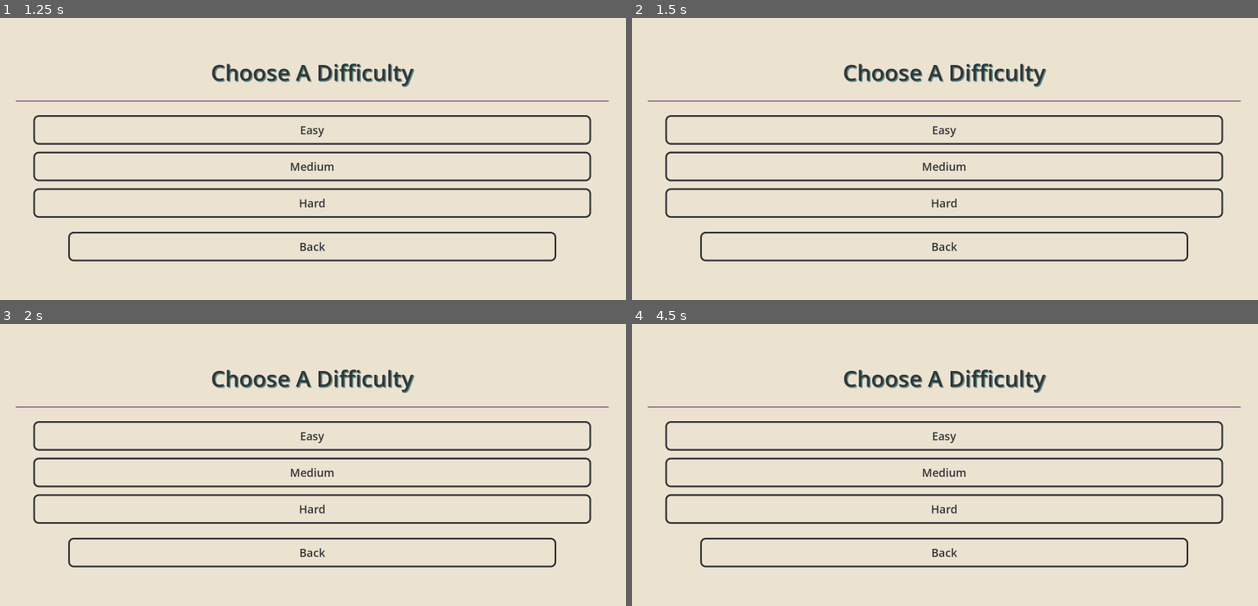
Above: before the commit, frames 1-4 (two rows, left to right).
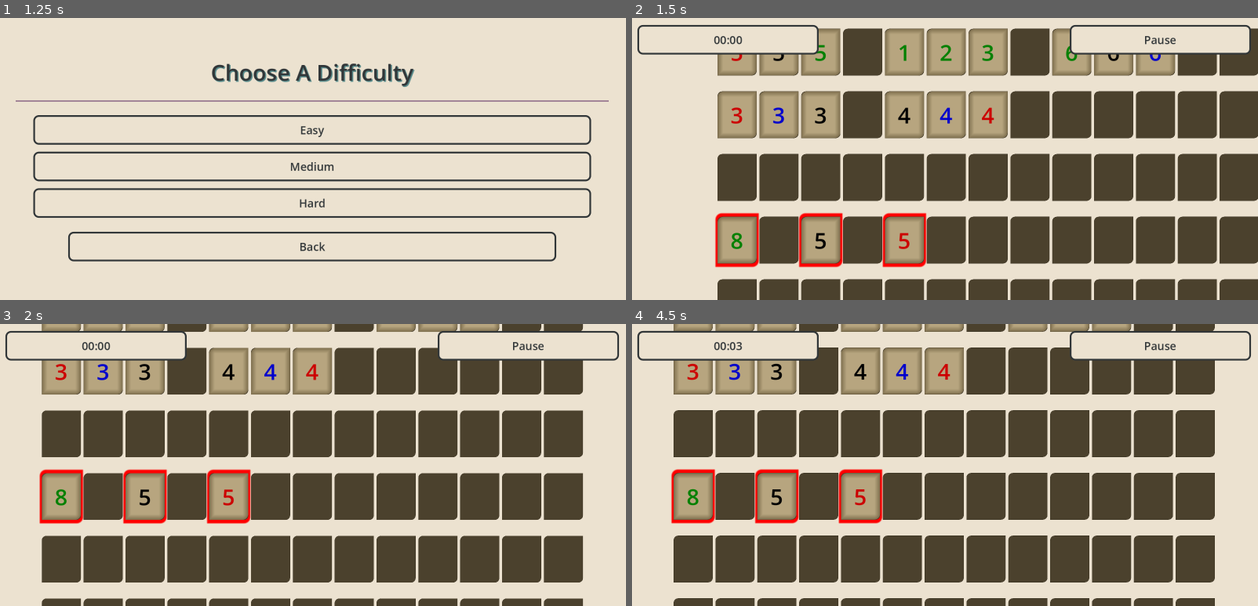
Above: after the commit, the same moments.

Repository: DaltonBaum/RummyCubed
Game: Godot game, scene res://scenes/main_menu.tscn
Two runs of this game, one before a commit and one after it. Both use one fixed random seed, a clock stepped at 60 frames per second and the inputs below.
Inputs (mouse positions are in pixels of both pictures, inside the frame that each line leads up to):
- Up to frame 1 (1.25 s): click "Play" at 0.5 s
- Up to frame 2 (1.5 s): click "Medium" at 1.25 s
- Up to frame 3 (2 s): no input
- Up to frame 4 (4.5 s): click (945, 436) at 2 s, where only the run before the commit has a clickable "Easy"; click (945, 436) at 2.75 s, where only the run before the commit has a clickable "Easy"; click (725, 346) at 3.5 s, where only the run after the commit has a clickable "00:02"; click (945, 510) at 4.25 s, where only the run before the commit has a clickable "Hard"

Frame 1 is identical in both runs. In frame 2, 62% of the frame differs, in the area x 0-100%, y 2-100%; in frame 3, 61%; in frame 4, 61%.

Commit message:
Connected all scenes

Diff:
--- /dev/null
+++ b/autoloads/puzzle_info.gd
@@ -0,0 +1,20 @@
+extends Node
+
+var p_seed: int
+var size_min: int
+var size_max: int
+var time_to_complete: float
+
+func format_time(time: float, show_hundreths := false) -> String:
+	var hours := int(time / 3600)
+	time -= hours * 3600
+	var minutes := int(time / 60)
+	time -= minutes * 60
+	var seconds := int(time)
+	var hours_s := "%d:" % [hours] if hours > 0 else ""
+	var time_f = "%s%02d:%02d" % [hours_s, minutes, seconds]
+	if show_hundreths:
+		time -= seconds
+		var hundreths := int(time * 100)
+		time_f = "%s.%02d" % [time_f, hundreths]
+	return time_f
--- a/classes/puzzle_generator.gd
+++ b/classes/puzzle_generator.gd
@@ -5,18 +5,22 @@
 static var default_colors := TileInfo.Colors.values()
 static var default_decks := 2
 
-static func create_puzzle(size: int, _seed = null, nums := default_nums, decks := default_decks, colors := default_colors) -> Array[Array]:
+static func create_puzzle(size_min: int, size_max: int, _seed = null, nums := default_nums, decks := default_decks, colors := default_colors) -> Array[Array]:
 	if _seed == null:
 		randomize()
 		_seed = randi()
 	var seed_int: int = _seed if _seed is int else hash(_seed)
-	print_debug("Puzzle seed is: ", _seed)
+	print_debug("Puzzle size is: ", size_min, "-", size_max, "\nPuzzle seed is: ", _seed)
 	seed(seed_int)
+	var size := get_size(size_min, size_max)
 	var g := _create_graph(nums, decks, colors)
 	var selected_tiles := _select_tiles(g, size)
 	selected_tiles.shuffle()
 	var puzzle := _traverse(selected_tiles)
 	return puzzle.get_connected_components()
+
+static func get_size(size_min: int, size_max: int) -> int:
+	return randi_range(size_min, size_max)
 
 # Creates a TileGraph with every valid conenction
 static func _create_graph(nums: int, decks: int, colors: Array) -> TileGraph:
--- a/project.godot
+++ b/project.godot
@@ -17,6 +17,7 @@
 
 [autoload]
 
+PuzzleInfo="*res://autoloads/puzzle_info.gd"
 DragManager="*res://autoloads/drag_manager.gd"
 
 [display]
--- a/resources/tiles/tile.tres
+++ b/resources/tiles/tile.tres
@@ -12,5 +12,5 @@
 corner_radius_bottom_right = 16
 
 [resource]
-Label/font_sizes/font_size = 56
+Label/font_sizes/font_size = 64
 PanelContainer/styles/panel = SubResource("StyleBoxFlat_t5kiw")
--- a/scenes/difficulty_menu.gd
+++ b/scenes/difficulty_menu.gd
@@ -10,5 +10,25 @@
 func _process(delta: float) -> void:
 	pass
 
+func _on_easy_button_pressed() -> void:
+	PuzzleInfo.size_min = 15
+	PuzzleInfo.size_max = 30
+	_open_game()
+
+func _on_medium_button_pressed() -> void:
+	PuzzleInfo.size_min = 30
+	PuzzleInfo.size_max = 45
+	_open_game()
+
+func _on_hard_button_pressed() -> void:
+	PuzzleInfo.size_min = 45
+	PuzzleInfo.size_max = 60
+	_open_game()
+
+func _open_game():
+	randomize()
+	PuzzleInfo.p_seed = randi()
+	get_tree().change_scene_to_file("res://scenes/game_board/game.tscn")
+
 func _on_exit_button_pressed() -> void:
 	get_tree().change_scene_to_file("res://scenes/main_menu.tscn")
--- a/scenes/difficulty_menu.tscn
+++ b/scenes/difficulty_menu.tscn
@@ -73,4 +73,7 @@
 text = "Back"
 clip_text = true
 
+[connection signal="pressed" from="MarginContainer/VBoxContainer/EasyButton" to="." method="_on_easy_button_pressed"]
+[connection signal="pressed" from="MarginContainer/VBoxContainer/MediumButton" to="." method="_on_medium_button_pressed"]
+[connection signal="pressed" from="MarginContainer/VBoxContainer/HardButton" to="." method="_on_hard_button_pressed"]
 [connection signal="pressed" from="MarginContainer/VBoxContainer/MarginContainer/ExitButton" to="." method="_on_exit_button_pressed"]
--- a/scenes/game_board/board.gd
+++ b/scenes/game_board/board.gd
@@ -1,4 +1,6 @@
 extends GridContainer
+
+signal board_completed
 
 @export var grid_width := 15
 @export var grid_height := 15
@@ -128,6 +130,5 @@
 func _check_board() -> void:
 	if len(invalid_tiles) != 0 or DragManager.is_currently_dragging() or board_valid:
 		return
-	print("Valid Board")
-	#get_tree().change_scene_to_file("res://scenes/credits.tscn")
-	#board_valid = true
+	board_completed.emit()
+	board_valid = true
--- a/scenes/game_board/game.gd
+++ b/scenes/game_board/game.gd
@@ -1,6 +1,7 @@
 extends Node2D
 
 @export_range(0, 100) var camera_bounds_percent := 25
+var completion_time := 0.0
 
 func _ready() -> void:
 	# Limit camera movement to prevent user from getting lost
@@ -13,4 +14,16 @@
 	%Camera.limit_right = board_pos.x + board_size.x + camera_bounds_margin.x
 	%Camera.limit_bottom = board_pos.y + board_size.y + camera_bounds_margin.y
 	%Camera.position = (board_pos + board_size) / 2
-	%Board.add_tile_groups(PuzzleGenerator.create_puzzle(200, 1694546302, 99, 4))
+
+	# Setup board
+	%Board.add_tile_groups(PuzzleGenerator.create_puzzle(PuzzleInfo.size_min, PuzzleInfo.size_max, PuzzleInfo.p_seed))
+	%Board.board_completed.connect(_on_board_complete)
+
+func _process(delta: float) -> void:
+	# Update stopwatch/display
+	completion_time += delta
+	%Stopwatch.text = PuzzleInfo.format_time(completion_time)
+
+func _on_board_complete() -> void:
+	PuzzleInfo.time_to_complete = completion_time
+	get_tree().change_scene_to_file("res://scenes/victory_screen.tscn")
--- a/scenes/game_board/game.tscn
+++ b/scenes/game_board/game.tscn
@@ -10,7 +10,7 @@
 
 [node name="Board" parent="." instance=ExtResource("1_sxlji")]
 unique_name_in_owner = true
-grid_width = 40
+grid_width = 13
 grid_height = 10
 
 [node name="Camera" type="Camera2D" parent="."]
@@ -31,6 +31,7 @@
 theme = ExtResource("4_bewl7")
 
 [node name="Stopwatch" type="Button" parent="UI/Control"]
+unique_name_in_owner = true
 layout_mode = 1
 anchors_preset = -1
 anchor_right = 0.3
--- a/scenes/victory_screen.gd
+++ b/scenes/victory_screen.gd
@@ -3,18 +3,13 @@
 
 # Called when the node enters the scene tree for the first time.
 func _ready() -> void:
-	pass # Replace with function body.
-
-
-# Called every frame. 'delta' is the elapsed time since the previous frame.
-#func _process(delta: float) -> void:
-#	pass
+	%TimeHolder.text = PuzzleInfo.format_time(PuzzleInfo.time_to_complete)
 
 
 
 func _on_continue_pressed() -> void:
-	get_tree().change_scene_to_file("res://scenes/Placeholder.tscn")
+	get_tree().change_scene_to_file("res://scenes/difficulty_menu.tscn")
 
 
 func _on_exit_pressed() -> void:
-	get_tree().change_scene_to_file("res://scenes/Placeholder.tscn")
+	get_tree().change_scene_to_file("res://scenes/main_menu.tscn")
--- a/scenes/victory_screen.tscn
+++ b/scenes/victory_screen.tscn
@@ -42,6 +42,17 @@
 horizontal_alignment = 1
 autowrap_mode = 3
 
+[node name="HSeparator2" type="HSeparator" parent="MarginContainer/VBoxContainer"]
+layout_mode = 2
+
+[node name="TimeHolder" type="Label" parent="MarginContainer/VBoxContainer"]
+unique_name_in_owner = true
+layout_mode = 2
+theme_override_font_sizes/font_size = 60
+text = "00:00:00.1"
+horizontal_alignment = 1
+autowrap_mode = 3
+
 [node name="HSeparator" type="HSeparator" parent="MarginContainer/VBoxContainer"]
 layout_mode = 2
 size_flags_vertical = 3
@@ -60,7 +71,7 @@
 [node name="Exit" type="Button" parent="MarginContainer/VBoxContainer/HBoxContainer"]
 layout_mode = 2
 size_flags_horizontal = 3
-text = "Exit"
+text = "Exit to Main Menu"
 
 [connection signal="pressed" from="MarginContainer/VBoxContainer/HBoxContainer/PlayAgain" to="." method="_on_continue_pressed"]
 [connection signal="pressed" from="MarginContainer/VBoxContainer/HBoxContainer/Exit" to="." method="_on_exit_pressed"]
